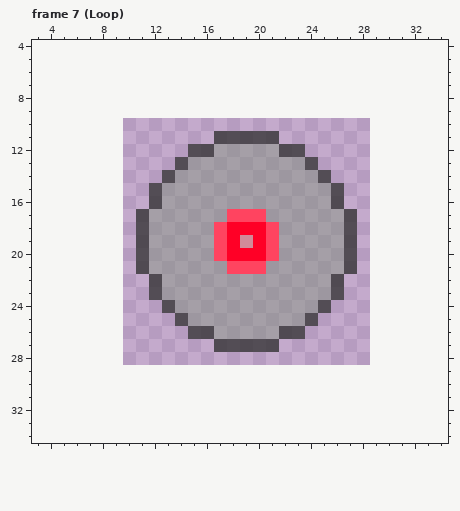
A pixel-art file gets an edit: ase/target.ase. This is how it looked before the edit.
19x19 pixels, 9 frames. Shown: frame 7 (Loop): x 3..34, y 4..34. The old version is drawn lined up with the new one, on the new canvas. The commit also changed other frames, which this record leaves out.
The result:
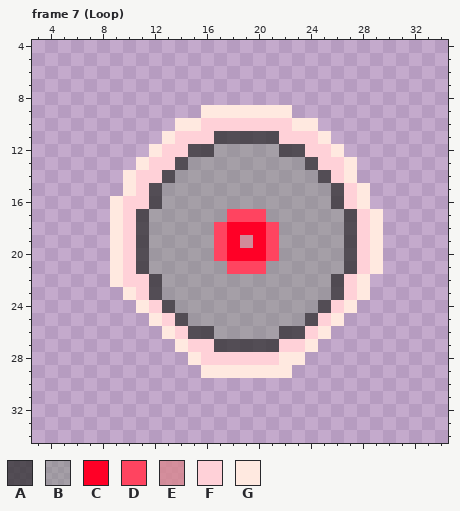
Palette (. is transparent): A #333333c7  B #81927b76  C #ff0026  D #ff4460  E #da858cbf  F #ffd1d8  G #ffe9e0
Change:
{"change": "canvas 19x19 -> 39x39, the old top-left corner now at 10,10"}
{"where": "frame 7 (Loop)"}
{"frame":7,"y":9,"x":16,"old":".......","new":"GGGGGGG"}
{"frame":7,"y":10,"x":14,"old":"...........","new":"GGFFFFFFFGG"}
{"frame":7,"y":11,"x":13,"old":"....","new":"GFFF"}
{"frame":7,"y":11,"x":22,"old":"....","new":"FFFG"}
{"frame":7,"y":12,"x":12,"old":"...","new":"GFF"}
{"frame":7,"y":12,"x":24,"old":"...","new":"FFG"}
{"frame":7,"y":13,"x":11,"old":"...","new":"GFF"}
{"frame":7,"y":13,"x":25,"old":"...","new":"FFG"}
{"frame":7,"y":14,"x":10,"old":"...","new":"GFF"}
{"frame":7,"y":14,"x":26,"old":"..","new":"FG"}
{"frame":7,"y":15,"x":10,"old":"..","new":"GF"}
{"frame":7,"y":15,"x":27,"old":"..","new":"FG"}
{"frame":7,"y":16,"x":9,"old":"...","new":"GFF"}
{"frame":7,"y":16,"x":27,"old":"..","new":"FG"}
{"frame":7,"y":17,"x":9,"old":"..","new":"GF"}
{"frame":7,"y":17,"x":28,"old":"..","new":"FG"}
{"frame":7,"y":18,"x":9,"old":"..","new":"GF"}
{"frame":7,"y":18,"x":28,"old":"..","new":"FG"}
{"frame":7,"y":19,"x":9,"old":"..","new":"GF"}
{"frame":7,"y":19,"x":28,"old":"..","new":"FG"}
{"frame":7,"y":20,"x":9,"old":"..","new":"GF"}
{"frame":7,"y":20,"x":28,"old":"..","new":"FG"}
{"frame":7,"y":21,"x":9,"old":"..","new":"GF"}
{"frame":7,"y":21,"x":28,"old":"..","new":"FG"}
{"frame":7,"y":22,"x":9,"old":"...","new":"GFF"}
{"frame":7,"y":22,"x":27,"old":"..","new":"FG"}
{"frame":7,"y":23,"x":10,"old":"..","new":"GF"}
{"frame":7,"y":23,"x":27,"old":"..","new":"FG"}
{"frame":7,"y":24,"x":11,"old":"..","new":"GF"}
{"frame":7,"y":24,"x":26,"old":"..","new":"FG"}
{"frame":7,"y":25,"x":12,"old":"..","new":"GF"}
{"frame":7,"y":25,"x":25,"old":"..","new":"FG"}
{"frame":7,"y":26,"x":13,"old":"..","new":"GF"}
{"frame":7,"y":26,"x":24,"old":"..","new":"FG"}
{"frame":7,"y":27,"x":14,"old":"...","new":"GFF"}
{"frame":7,"y":27,"x":22,"old":"...","new":"FFG"}
{"frame":7,"y":28,"x":15,"old":".........","new":"GFFFFFFGG"}
{"frame":7,"y":29,"x":16,"old":".......","new":"GGGGGGG"}
{"label":"added","picture_box":[110,105,383,378]}
